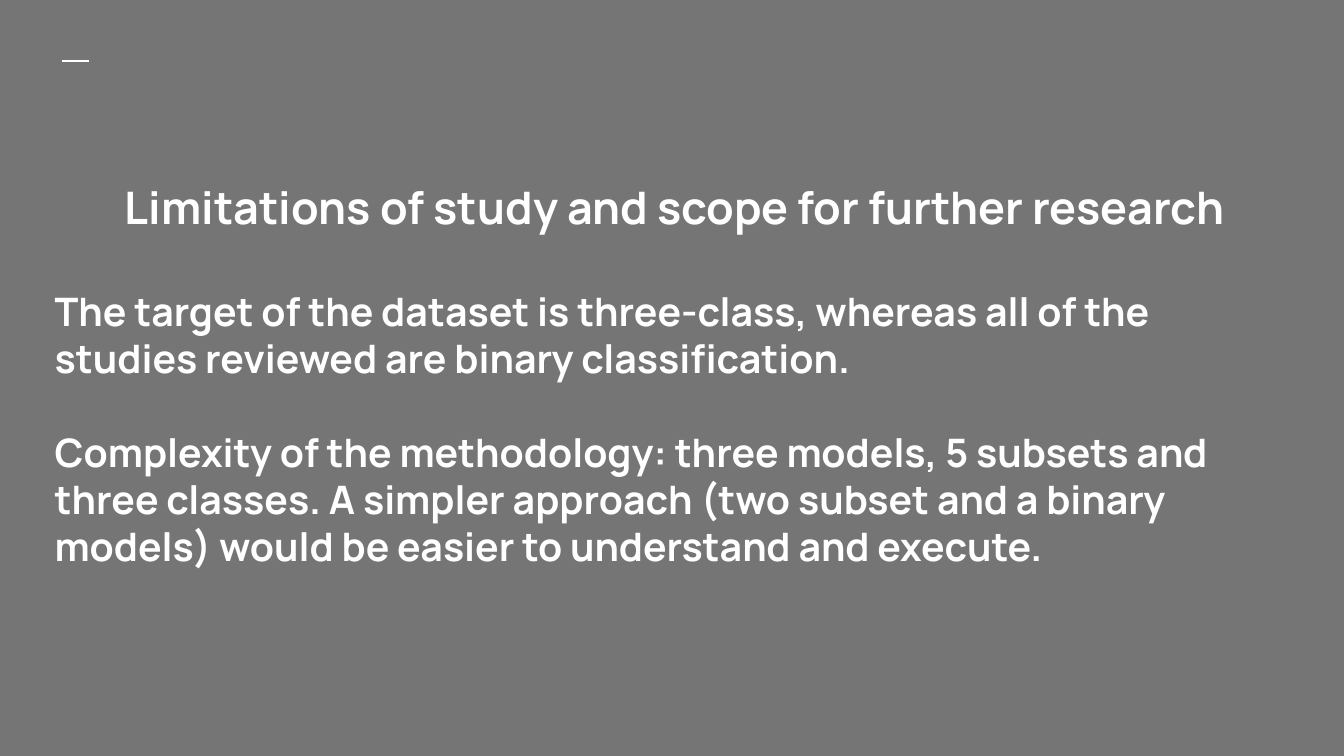
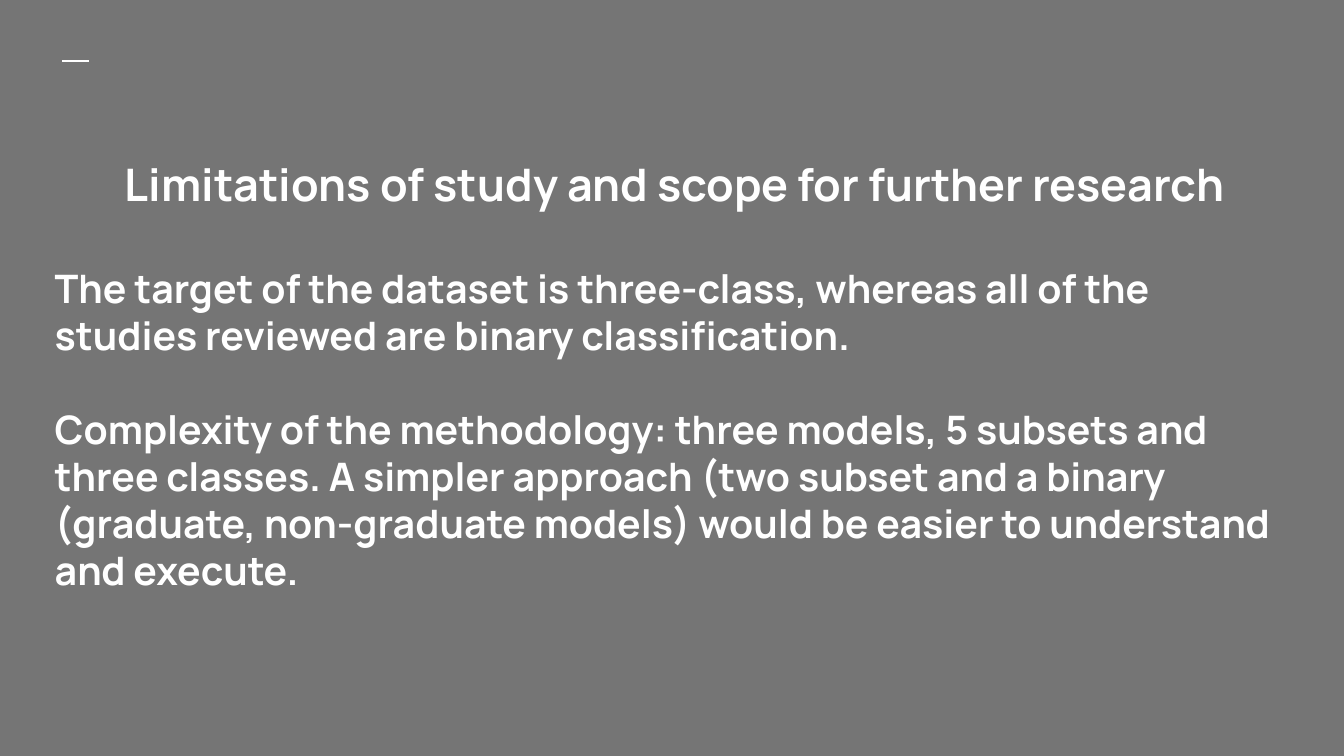
Before and after one commit to bryantoca/capstone_project, a slide deck: slide 18 of Pang_slide.pptx (slide 16 before the commit). Drawn at 1344x756 pixels with LibreOffice and Linux fonts; fonts in the diff are those of the drawing. Boxes give left, top, right and bottom in pixels: in the first picture for what was removed or moved away, otherwise in the second. Text is boxed around its words. In the diff, an @@ line names an element or a change of style, - is before the commit and + after.

```diff
--- a/Pang_slide.pptx
+++ b/Pang_slide.pptx
@@ title at (x1=55, y1=415, x2=1269, y2=586): text changed @@
-Complexity of the methodology: three models, 5 subsets and three classes. A simpler approach (two subset and a binary models) would be easier to understand and execute.
+Complexity of the methodology: three models, 5 subsets and three classes. A simpler approach (two subset and a binary (graduate, non-graduate models) would be easier to understand and execute.
```
Also in this commit, not shown: 5 other slides changed, 3 slides added, 1 other file.
